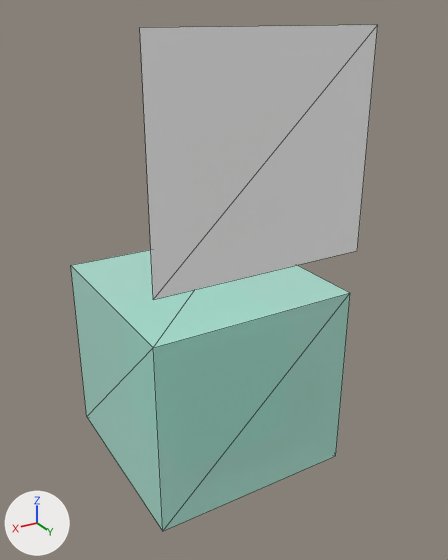
Two versions of the glTF model assets/models/creatures/slime/slime.glb, one commit apart.
Rendered twice from a camera (50 mm lens) standing at (1.3, 2.35, 2.09) and looking at (-0.06, 0.09, 0.96). Every picture has the same lights, and +X, +Y and +Z are marked at lower left. The first picture is the older version. Mesh edges are drawn as thin lines. Where no turn or scale is listed for an object, it has been applied to the vertices. Vertices at exactly the same position are counted once.

The scene before the commit, as lines of its bpy script (objects in view):
```python
me_square_pixel_face = bpy.data.meshes.new('square_pixel_face')
me_square_pixel_face.from_pydata([(0.481, 0.501, 1.155), (-0.481, 0.501, 1.155), (-0.481, 0.501, 2.053), (0.481, 0.501, 2.053)], [], [(0, 1, 2), (0, 2, 3)])
me_square_pixel_face.materials.append(mat_slimeface)  # white #ffffff
me_square_translucent_shell = bpy.data.meshes.new('square_translucent_shell')
me_square_translucent_shell.from_pydata(...)  # a box spanning x -0.481..0.481, y -0.481..0.481, z -0.449..0.449
me_square_translucent_shell.materials.append(mat_slimeshell)  # green #bcf5e5
ob_face = bpy.data.objects.new('Face', me_square_pixel_face)
ob_face.location = (0.0, 0.0, 0.0)
ob_shell = bpy.data.objects.new('Shell', me_square_translucent_shell)
ob_shell.location = (0.0, 0.0, 0.499)
```
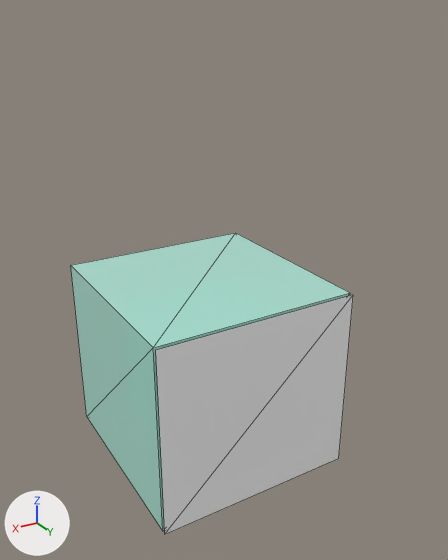
Boxes (x1, y1, x2, y2) around the edits, measured in the pictures (448 x 560 px):
'Face', mesh moved
    before: (140, 25, 378, 299)
    after: (156, 295, 353, 534)

Diff of the bpy script that builds the scene:
```diff
--- a/assets/models/creatures/slime/slime.glb.py
+++ b/assets/models/creatures/slime/slime.glb.py
@@ me_square_pixel_face @@
 # used by ob_face; location = (0.0, 0.0, 0.0)
-me_square_pixel_face.from_pydata(...)  # 4 vertices, 2 faces; spans x -0.481..0.481, y 0.501, z 1.155..2.053
+me_square_pixel_face.from_pydata(...)  # 4 vertices, 2 faces; spans x -0.481..0.481, y 0.501, z 0.05..0.948
+# me_square_pixel_face part 1: the whole mesh is moved by (0.0, 0.0, -1.105)
 me_square_pixel_face.materials.append(mat_slimeface)
```
